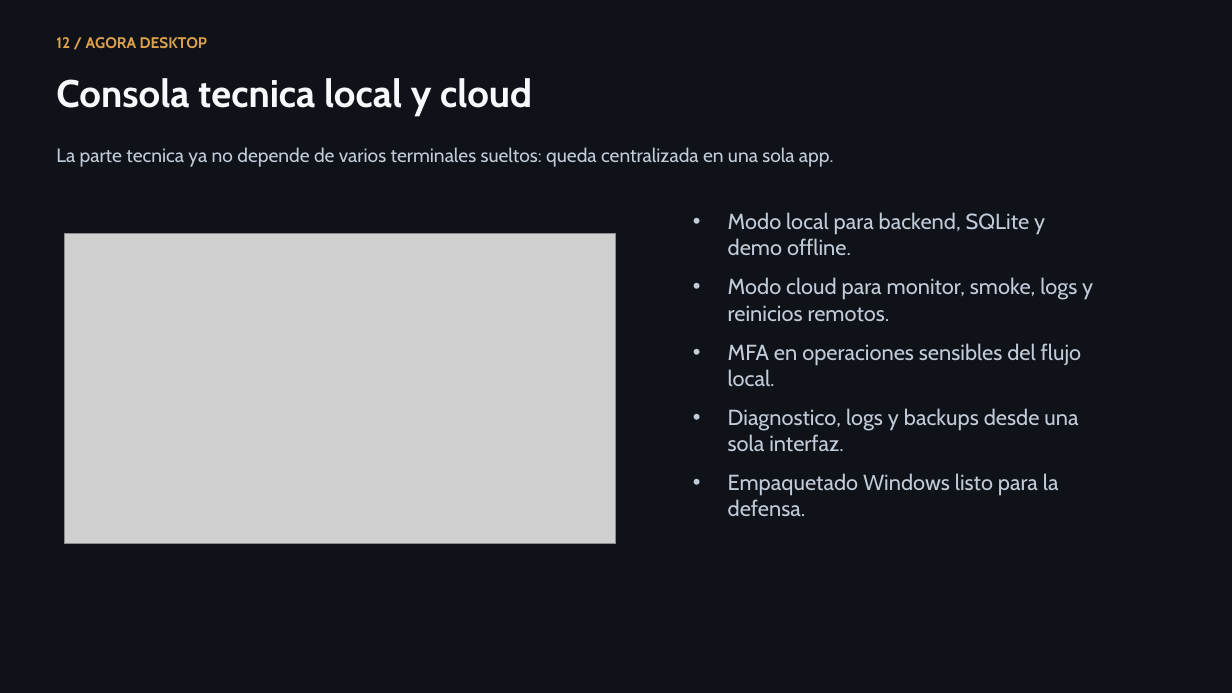
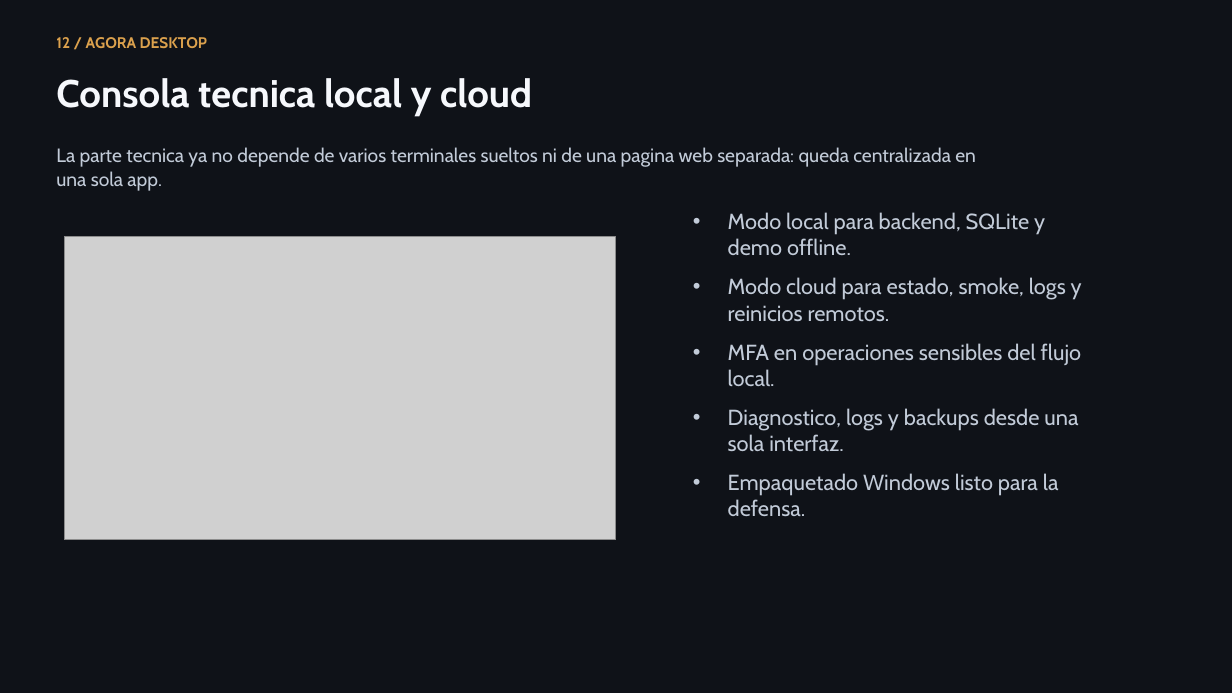
Before and after one commit to lmendez861/TFG-Agora, a slide deck: slide 13 of docs/presentacion-defensa-final.pptx. Drawn at 1232x693 pixels with LibreOffice and Linux fonts; fonts in the diff are those of the drawing; grey boxes stand for pictures. Boxes give left, top, right and bottom in pixels: in the first picture for what was removed or moved away, otherwise in the second. Text is boxed around its words. In the diff, an @@ line names an element or a change of style, - is before the commit and + after.

Commit message:
Retire web monitor in favor of desktop ops

```diff
--- a/docs/presentacion-defensa-final.pptx
+++ b/docs/presentacion-defensa-final.pptx
@@ text at bbox=[56, 147, 976, 190]: text changed @@
-La parte tecnica ya no depende de varios terminales sueltos: queda centralizada en una sola app.
+La parte tecnica ya no depende de varios terminales sueltos ni de una pagina web separada: queda centralizada en una sola app.
@@ picture: place and size @@
-picture at bbox=[64, 233, 616, 543]
+picture at bbox=[64, 237, 616, 540]
@@ text at bbox=[728, 277, 1082, 322]: text changed @@
-• Modo cloud para monitor, smoke, logs y reinicios remotos.
+• Modo cloud para estado, smoke, logs y reinicios remotos.
```
Also in this commit, not shown: 4 other slides changed, 32 other files.
